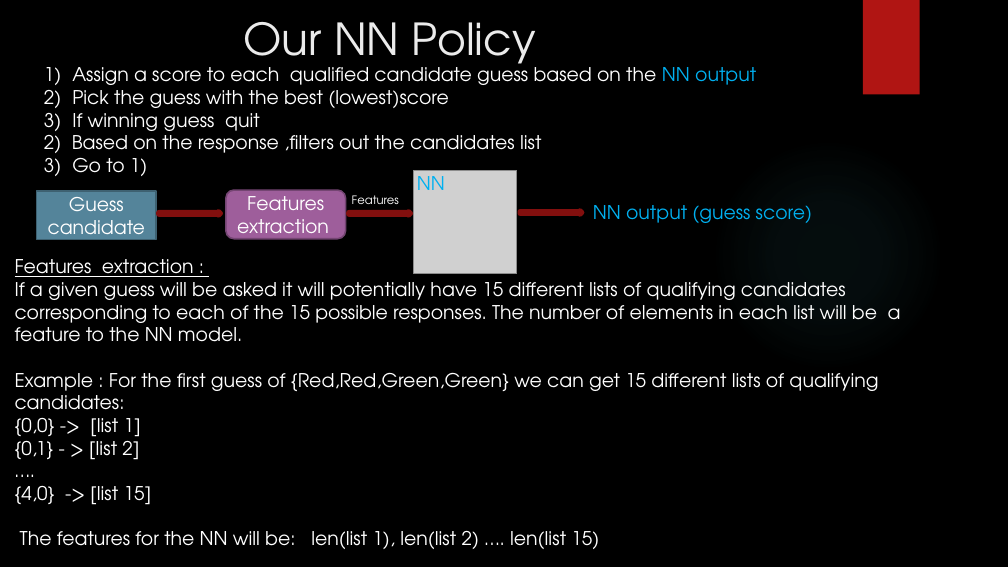
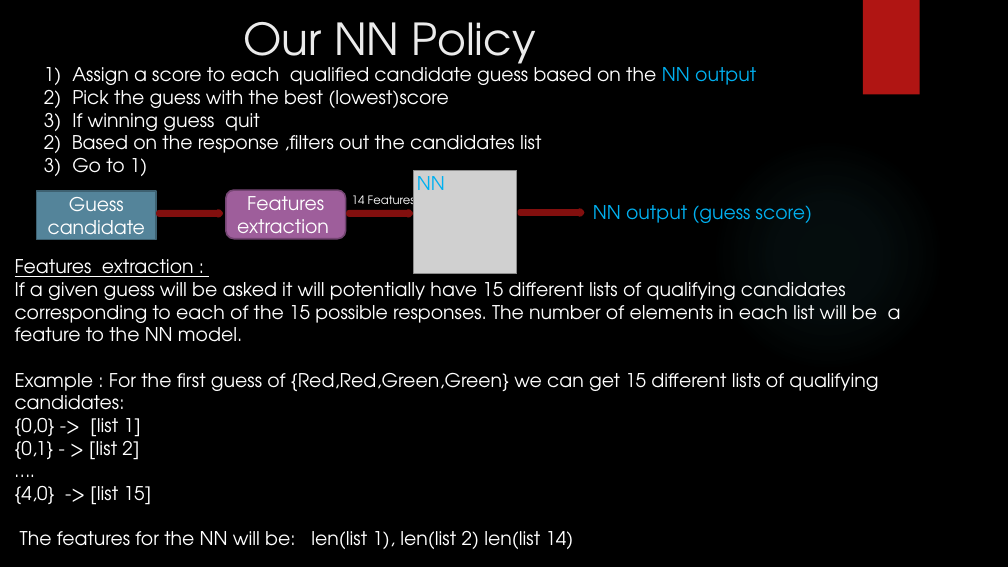
Before and after one commit to gilsh2/final_ai_project, a slide deck: slide 11 of ai_final_project_mastermind.pptx. Drawn at 1008x567 pixels with LibreOffice and Linux fonts; fonts in the diff are those of the drawing; grey boxes stand for pictures; background and template pictures are left out. Boxes give left, top, right and bottom in pixels: in the first picture for what was removed or moved away, otherwise in the second. Text is boxed around its words. In the diff, an @@ line names an element or a change of style, - is before the commit and + after.

Commit message:
edit

```diff
--- a/ai_final_project_mastermind.pptx
+++ b/ai_final_project_mastermind.pptx
@@ text at box(352, 193, 415, 211): text changed @@
-Features
+14 Features
@@ text at box(20, 531, 574, 549): text changed @@
-The features for the NN will be: len(list 1), len(list 2) …. len(list 15)
+The features for the NN will be: len(list 1), len(list 2) len(list 14)
```
